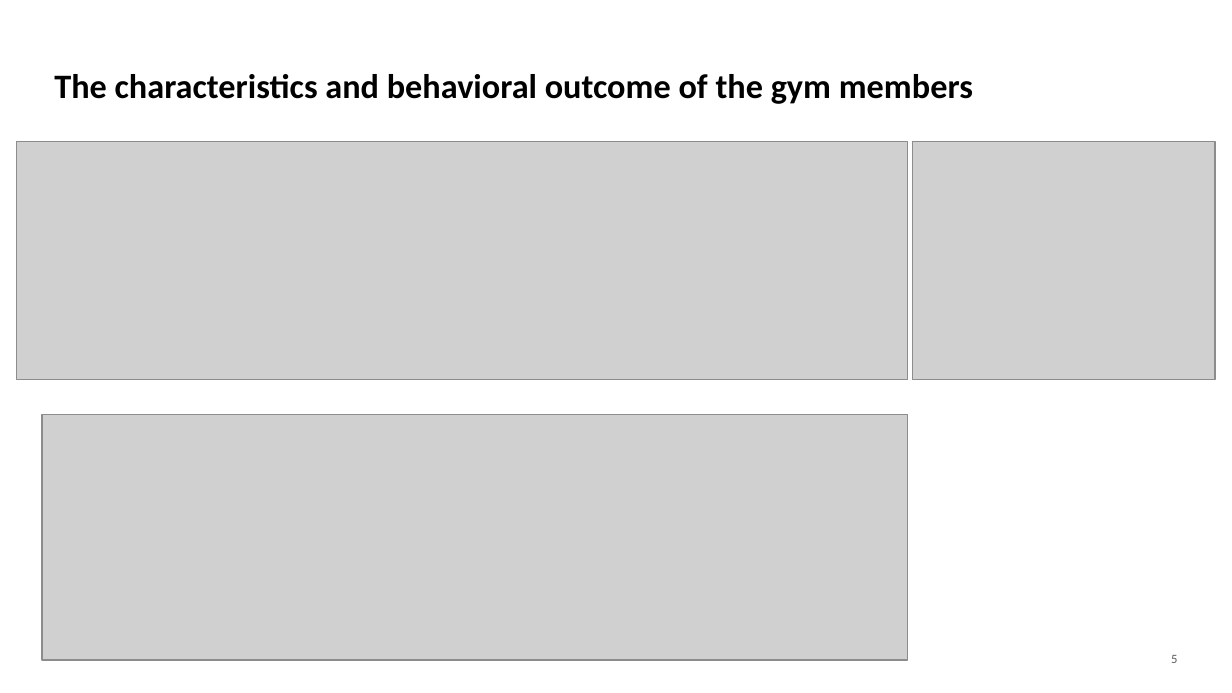
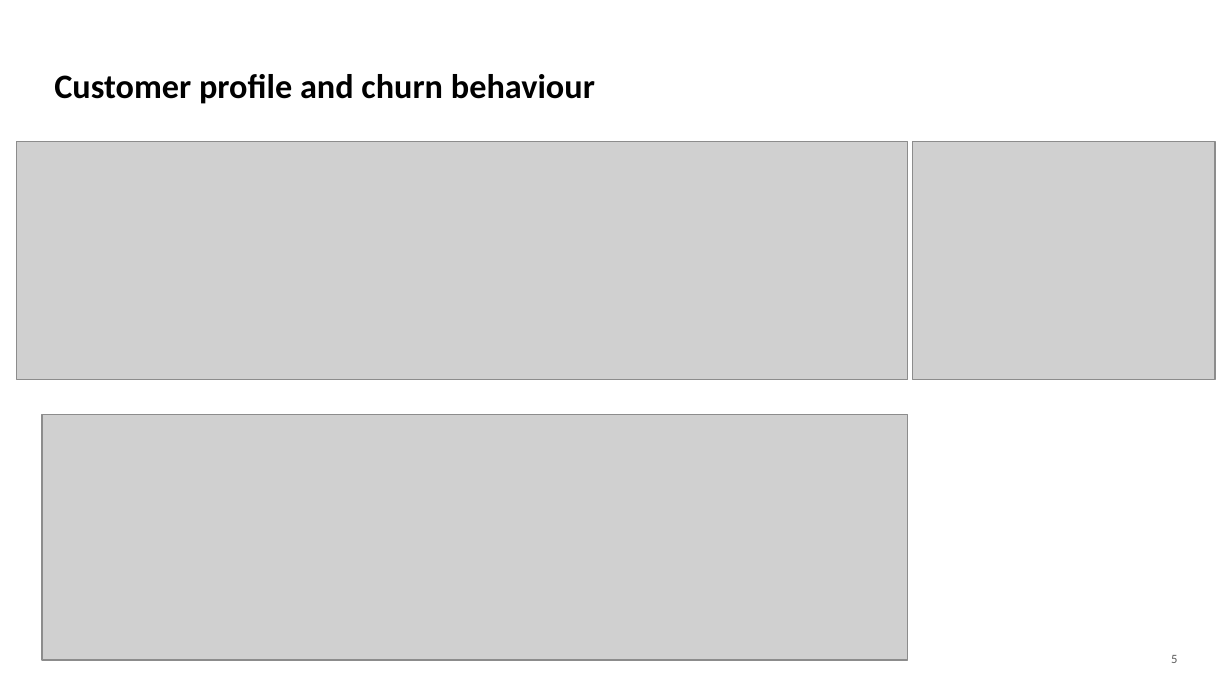
Before and after one commit to gwillcoding/ML_project, a slide deck: slide 5 of Project_presentation.pptx. Drawn at 1232x693 pixels with LibreOffice and Linux fonts; fonts in the diff are those of the drawing; grey boxes stand for pictures; background and template pictures are left out. Boxes give left, top, right and bottom in pixels: in the first picture for what was removed or moved away, otherwise in the second. Text is boxed around its words. In the diff, an @@ line names an element or a change of style, - is before the commit and + after.

Commit message:
Update notebook, presentation slides, and README

```diff
--- a/Project_presentation.pptx
+++ b/Project_presentation.pptx
@@ title at (x1=54, y1=74, x2=595, y2=104): text changed @@
-The characteristics and behavioral outcome of the gym members
+Customer profile and churn behaviour
```
Also in this commit, not shown: 1 other file.
